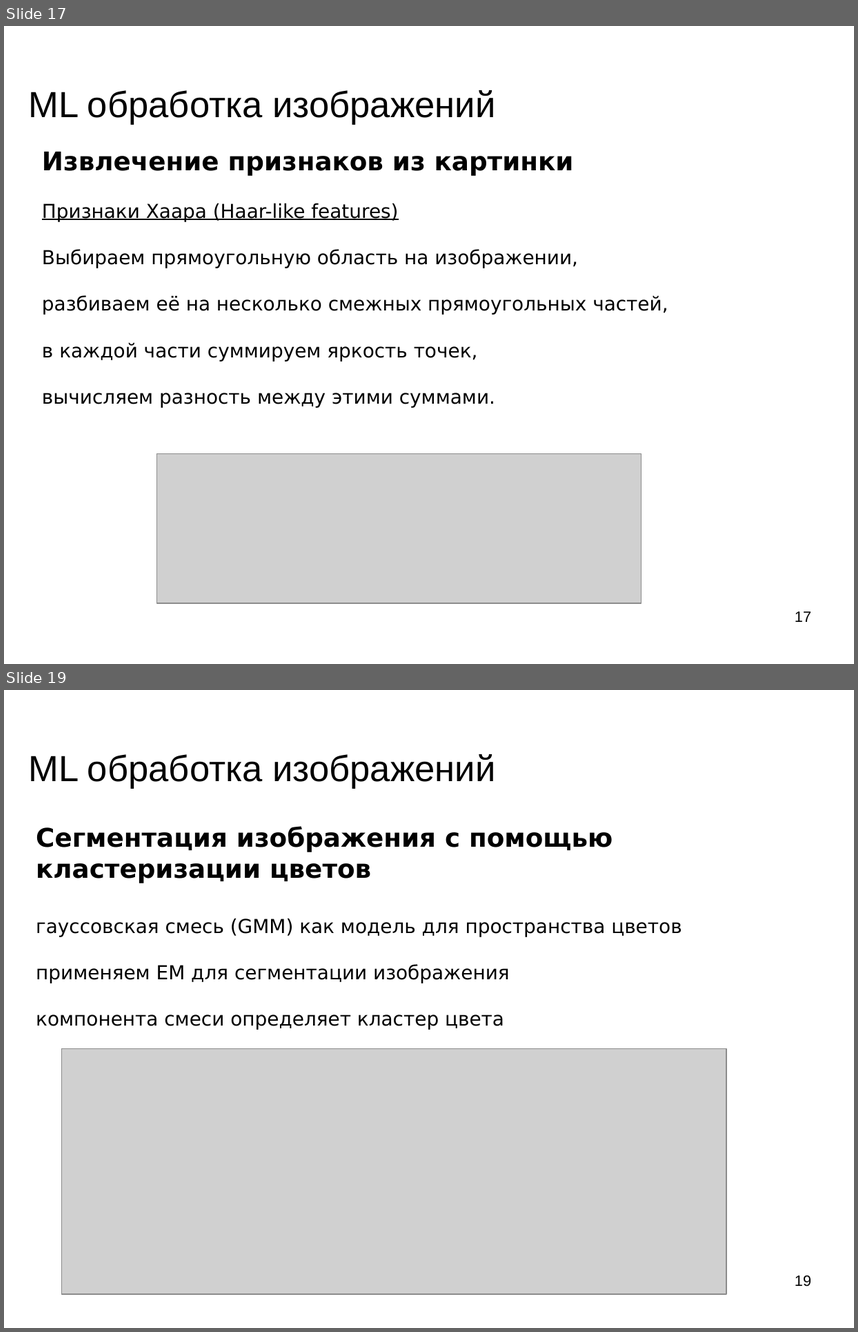
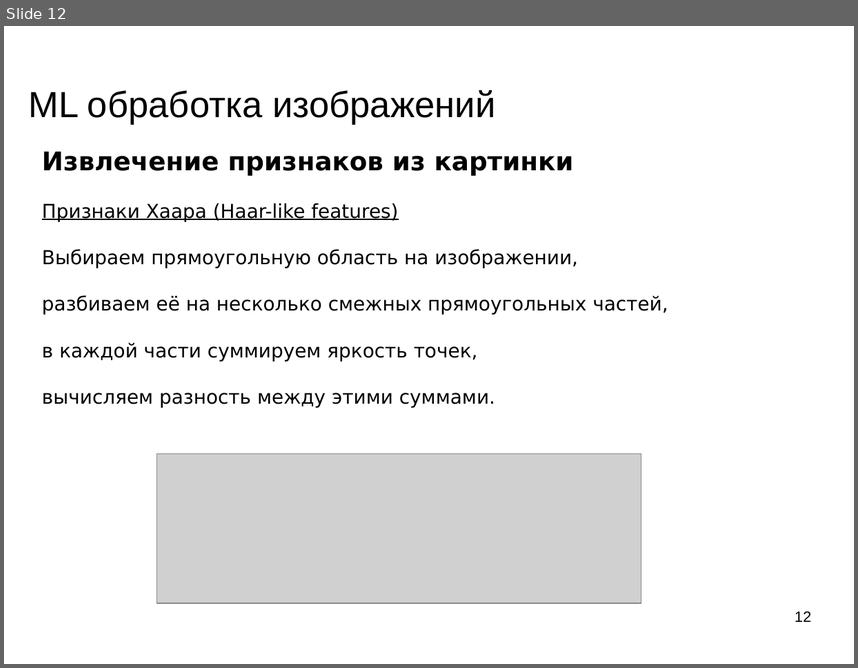
Before and after one commit to mechanoid5/ml_lectorium_legacy, a slide deck: 22-img-proc.odp. Shown one above the other, each under a label of ours: slides 17 and 19 before the commit, slide 12 after it; the slides between them are not shown. The pictures are 858x1332 and 858x668 pixels, drawn with LibreOffice and Linux fonts; fonts in the diff are those of the drawing; grey boxes stand for pictures; background and template pictures are left out. Boxes give left, top, right and bottom in pixels: in the first picture for what was removed or moved away, otherwise in the second. Text is boxed around its words. In the diff, an @@ line names an element or a change of style, - is before the commit and + after.

```diff
--- a/22-img-proc.odp
+++ b/22-img-proc.odp
@@ slide 19 removed at [4,690,854,1328], background picture (left out) @@
@@ title removed at [28,754,495,789] @@
-ML обработка изображений
@@ text removed at [36,826,682,1029] @@
-Сегментация изображения с помощью кластеризации цветов
-гауссовская смесь (GMM) как модель для пространства цветов
-применяем EM для сегментации изображения
-компонента смеси определяет кластер цвета
@@ picture removed at [62,1049,727,1294] @@
@@ page number removed at [795,1275,811,1286] @@
-19
@@ what was slide 17 is now slide 12 @@
@@ page number at [795,611,811,621]: text changed @@
-17
+12
```
Also in this commit, not shown: 4 slides changed, 6 other slides removed, 50 other files.
